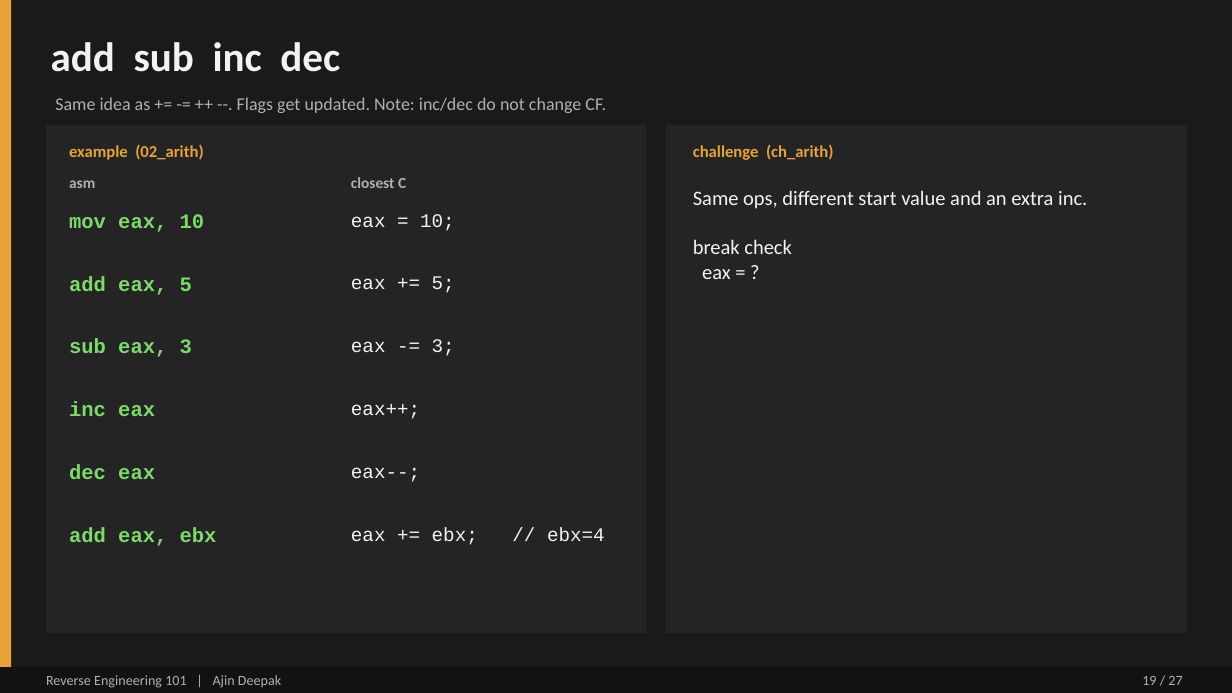
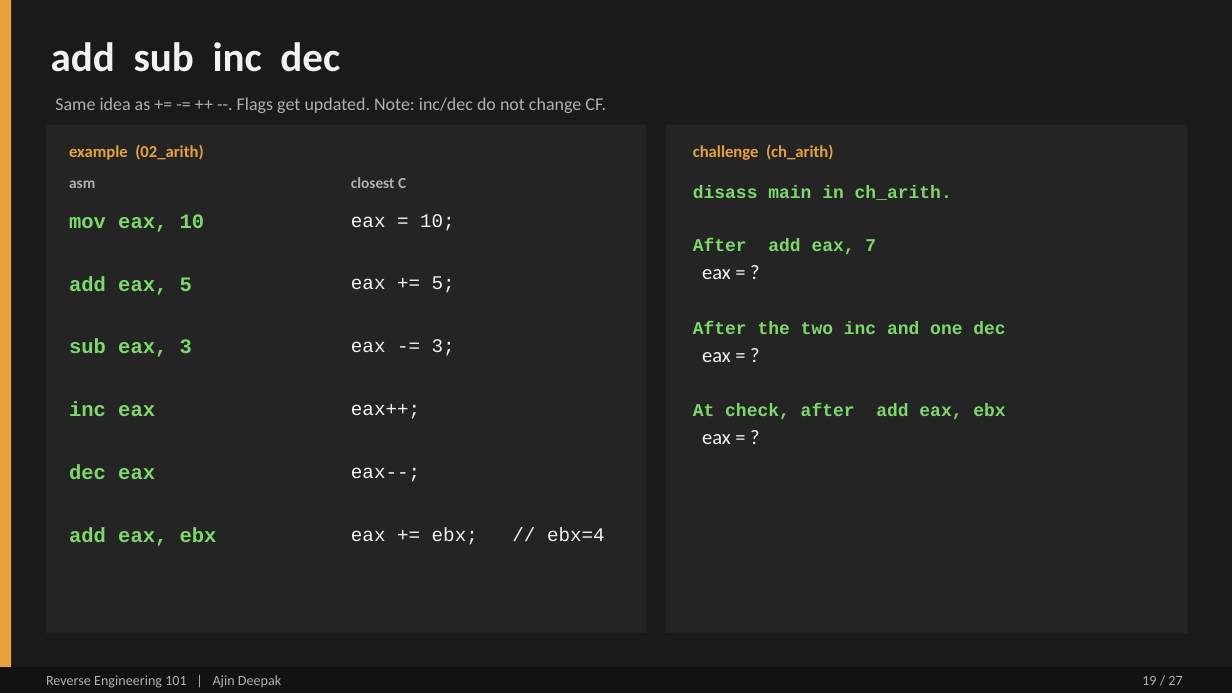
Before and after one commit to DERE-ad2001/reverse-engineering-101, a slide deck: slide 19 of Reverse Engineering 101.pptx. Drawn at 1232x693 pixels with LibreOffice and Linux fonts; fonts in the diff are those of the drawing. Boxes give left, top, right and bottom in pixels: in the first picture for what was removed or moved away, otherwise in the second. Text is boxed around its words. In the diff, an @@ line names an element or a change of style, - is before the commit and + after.

```diff
--- a/Reverse Engineering 101.pptx
+++ b/Reverse Engineering 101.pptx
@@ text at [693,185,1005,444]: text changed; size 16 to 14 pt; font Calibri to Courier New; text colour #F2F2F2 to #7CDA6A; bold on @@
-Same ops, different start value and an extra inc.
-break check
-eax = ?
+disass main in ch_arith.
+After add eax, 7
+eax = ?
+After the two inc and one dec
+eax = ?
+At check, after add eax, ebx
+eax = ?
```
Also in this commit, not shown: 5 other slides changed.
